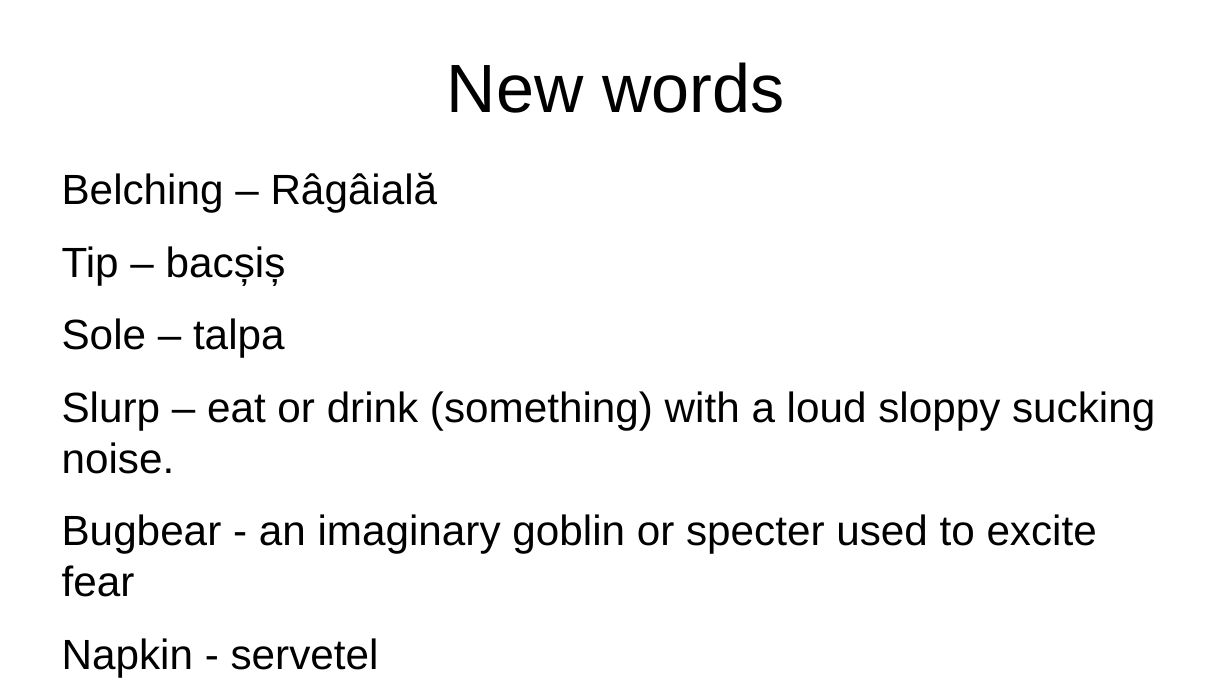
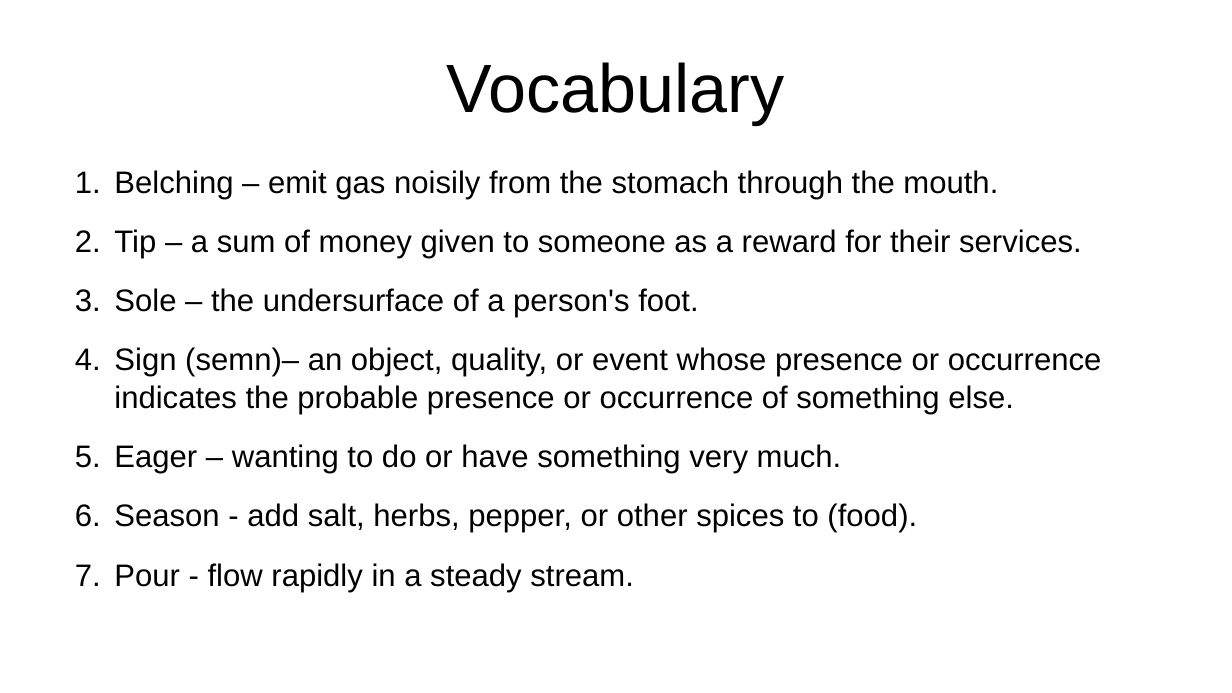
Before and after one commit to Catalinhimself/UTM, a slide deck: slide 12 of eng/manners/manners around the world.odp. Drawn at 1232x693 pixels with LibreOffice and Linux fonts; fonts in the diff are those of the drawing. Boxes give left, top, right and bottom in pixels: in the first picture for what was removed or moved away, otherwise in the second. Text is boxed around its words. In the diff, an @@ line names an element or a change of style, - is before the commit and + after.

```diff
--- a/eng/manners/manners around the world.odp
+++ b/eng/manners/manners around the world.odp
@@ title at (447,62,785,125): text changed @@
-New words
+Vocabulary
@@ text at (114,170,1102,533): text changed; size 27.2 to 20 pt @@
-Belching – Râgâială
-Tip – bacșiș
-Sole – talpa
-Slurp – eat or drink (something) with a loud sloppy sucking noise.
-Bugbear - an imaginary goblin or specter used to excite fear
-Napkin - servetel
+1. Belching – emit gas noisily from the stomach through the mouth.
+2. Tip – a sum of money given to someone as a reward for their services.
+3. Sole – the undersurface of a person's foot.
+4. Sign (semn)– an object, quality, or event whose presence or occurrence indicates the probable presence or occurrence of something else.
+5. Eager – wanting to do or have something very much.
+6. Season - add salt, herbs, pepper, or other spices to (food).
+7. Pour - flow rapidly in a steady stream.
```
Also in this commit, not shown: 10 other slides changed, 34 other files.
